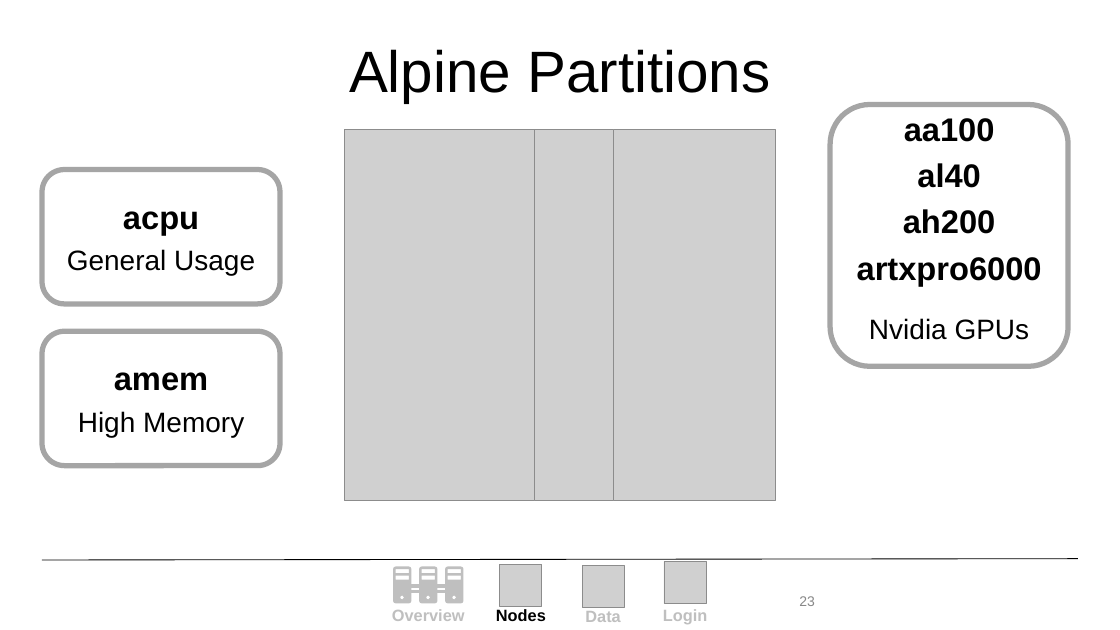
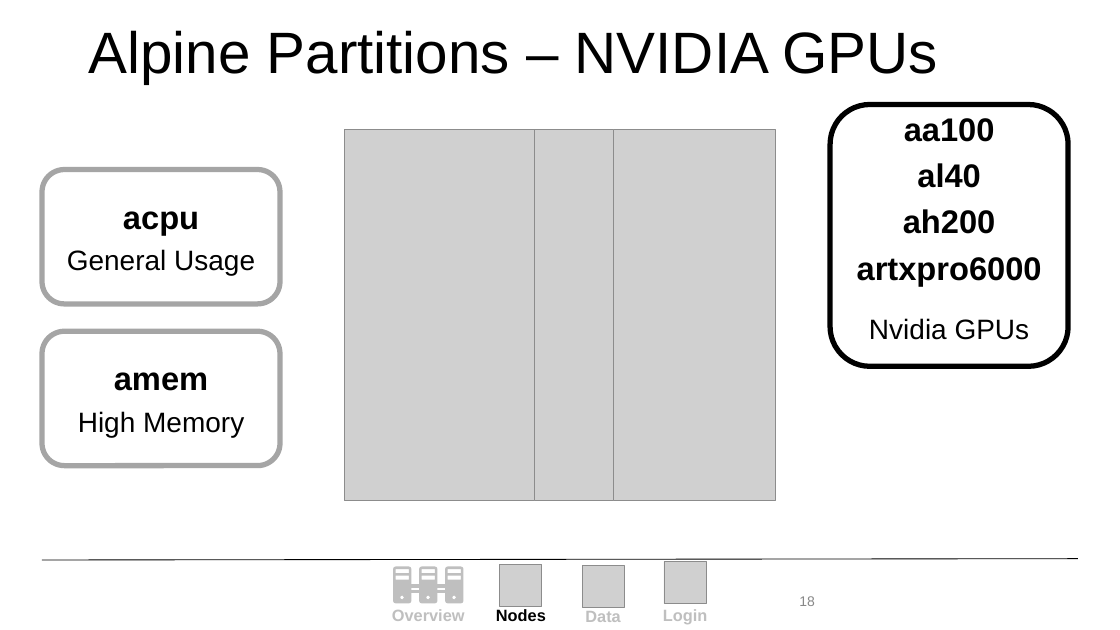
Before and after one commit to ResearchComputing/New_User_Seminar, a slide deck: slide 18 of Alpine_New_User_Seminar.pptx (slide 23 before the commit). Drawn at 1120x630 pixels with LibreOffice and Linux fonts; fonts in the diff are those of the drawing; grey boxes stand for pictures; background and template pictures are left out. Boxes give left, top, right and bottom in pixels: in the first picture for what was removed or moved away, otherwise in the second. Text is boxed around its words. In the diff, an @@ line names an element or a change of style, - is before the commit and + after.

```diff
--- a/Alpine_New_User_Seminar.pptx
+++ b/Alpine_New_User_Seminar.pptx
@@ title at (x1=89, y1=30, x2=937, y2=83): text changed @@
-Alpine Partitions
+Alpine Partitions – NVIDIA GPUs
@@ rounded rectangle at (x1=830, y1=104, x2=1068, y2=366): outline #A5A5A5 4.5 pt to #000000 4.5 pt @@
@@ page number at (x1=799, y1=596, x2=815, y2=606): text changed @@
-23
+18
```
Also in this commit, not shown: 12 other slides changed, 9 slides removed, 1 other file.
